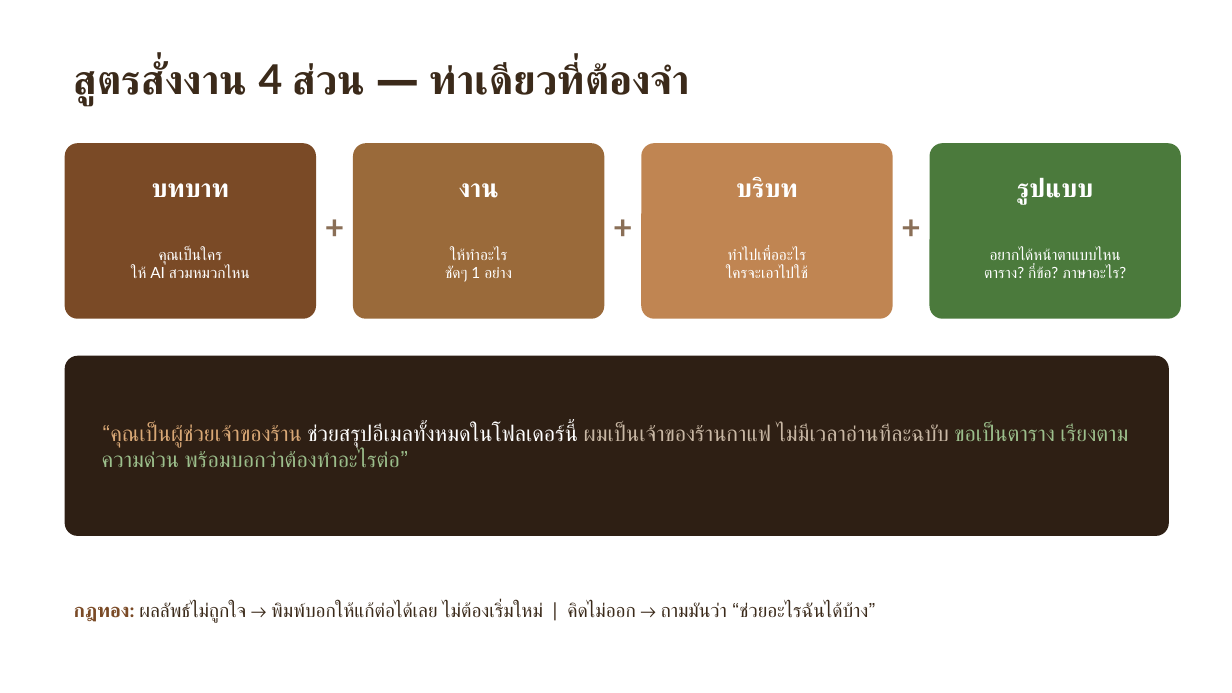
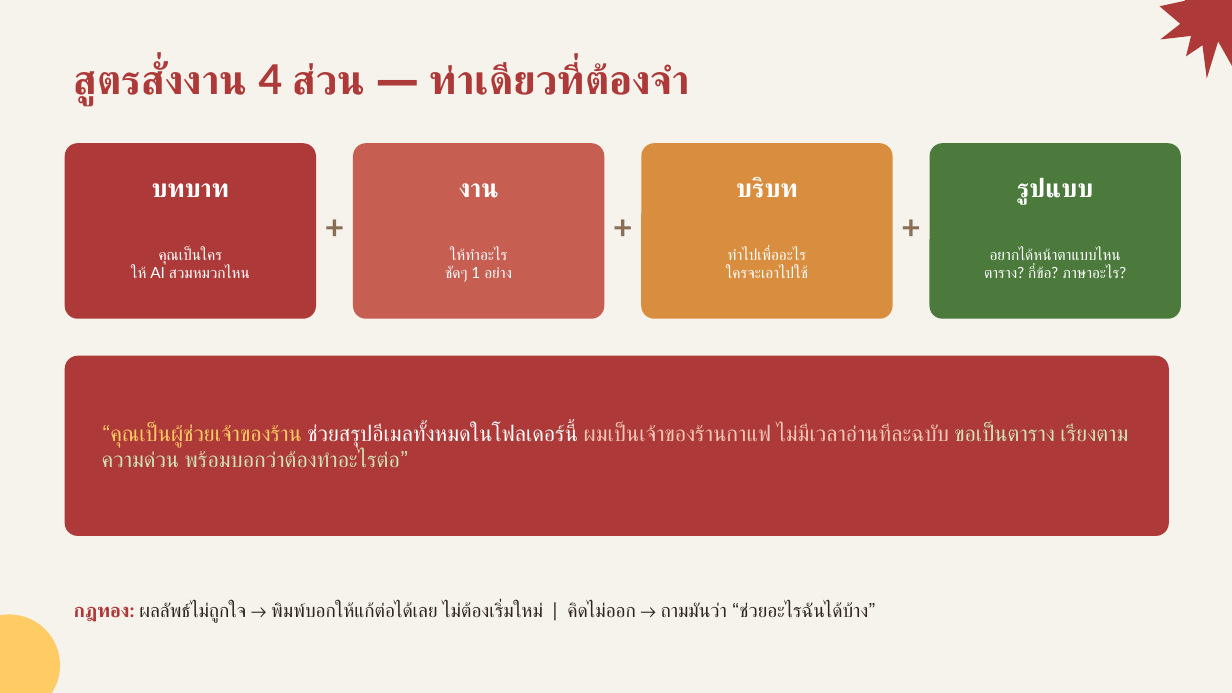
Before and after one commit to Bossjukkaphan/sookkaya-dashboard, a slide deck: slide 8 of claude-course/slides.pptx. Drawn at 1232x693 pixels with LibreOffice and Linux fonts; fonts in the diff are those of the drawing. Boxes give left, top, right and bottom in pixels: in the first picture for what was removed or moved away, otherwise in the second. Text is boxed around its words. In the diff, an @@ line names an element or a change of style, - is before the commit and + after.

```diff
--- a/claude-course/slides.pptx
+++ b/claude-course/slides.pptx
@@ background #FFFFFF to #F6F2EC @@
@@ irregular seal added at (1160,0,1232,79), fill #AD3A38 @@
@@ text "สูตรสั่งงาน 4 ส่วน — ท่าเดียวที่ต้องจำ" at (74,62,691,106): text colour #3B2A1A to #AD3A38 @@
@@ rounded rectangle at (65,143,316,319): fill #7A4A26 to #AD3A38 @@
@@ rounded rectangle at (353,143,604,319): fill #9A6A3A to #C65E52 @@
@@ rounded rectangle at (641,143,893,319): fill #C08552 to #D98E3F @@
@@ rounded rectangle at (65,356,1169,536): fill #2E1F14 to #AD3A38 @@
@@ text "“คุณเป็นผู้ช่วยเจ้าของร้าน ช่วยสรุปอีเมลทั้งหมดในโฟลเดอร์นี้ ..." at (102,424,1128,467): text colour #D9A876 to #FFCB64 in "“คุณเป็นผู้ช่วยเจ้าของร้าน"; text colour #C9B8A5 to #F3C8B8 in "ผมเป็นเจ้าของร้านกาแฟ ไม่มีเวลาอ่านทีละฉบับ"; text colour #9CBF8C to #CFE3B8 in "ขอเป็นตาราง เรียงตามความด่วน พร้อมบอกว่าต้องทำอะไรต่อ”" @@
@@ text "กฎทอง: ผลลัพธ์ไม่ถูกใจ → พิมพ์บอกให้แก้ต่อได้เลย ไม่ต้องเริ่ ..." at (74,602,868,623): text colour #7A4A26 to #AD3A38 in "กฎทอง:"; text colour #3B2A1A to #2E2420 @@
@@ ellipse added at (0,615,60,693), fill #FFCB64 @@
```
Also in this commit, not shown: 14 other slides changed.
